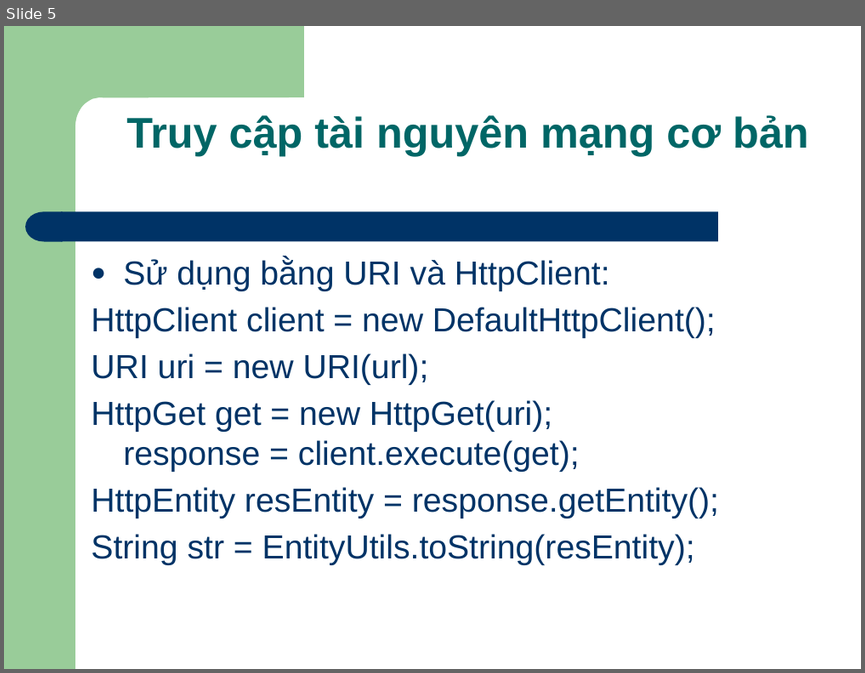
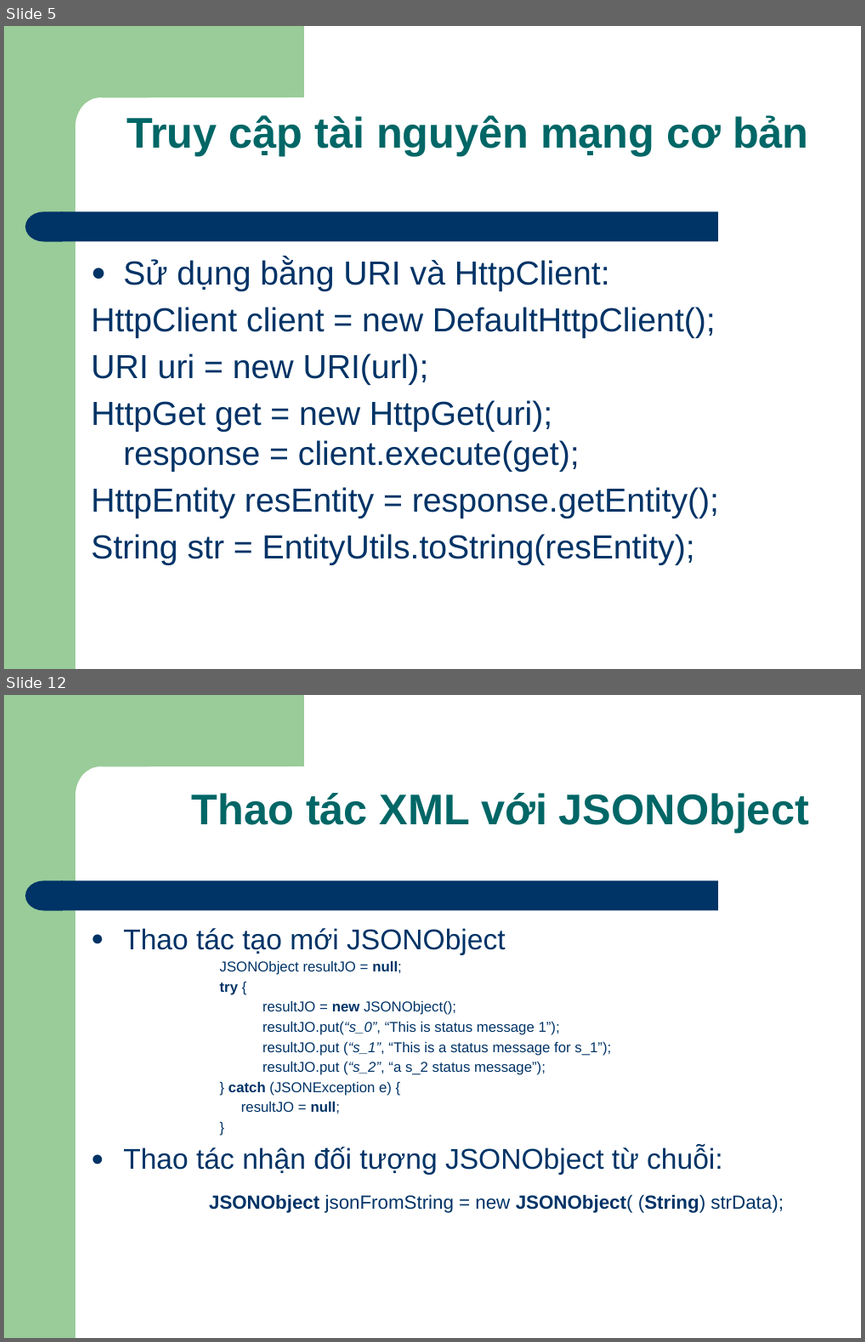
Before and after one commit to Timon-CHP/t3hand, a slide deck: lessions/Android_Par07_Networking.pptx. Shown one above the other, each under a label of ours: slide 5 before the commit, slides 5 and 12 after it; the slides between them are not shown. The pictures are 865x673 and 865x1342 pixels, drawn with LibreOffice and Linux fonts; fonts in the diff are those of the drawing. Boxes give left, top, right and bottom in pixels: in the first picture for what was removed or moved away, otherwise in the second. Text is boxed around its words. In the diff, an @@ line names an element or a change of style, - is before the commit and + after.

```diff
--- a/lessions/Android_Par07_Networking.pptx
+++ b/lessions/Android_Par07_Networking.pptx
@@ slide 12 added at (4, 695, 861, 1338), background #FFFFFF; not listed: 4 template elements that a slide beside it also shows @@
@@ title added at (192, 793, 809, 832), 36 pt, text #006666, bold @@
+Thao tác XML với JSONObject
@@ text added at (123, 928, 783, 1213), 12 pt, text #003366 @@
+● Thao tác tạo mới JSONObject
+      JSONObject resultJO = null;
+      try {
+        resultJO = new JSONObject();
+        resultJO.put(“s_0”, “This is status message 1”);
+        resultJO.put (“s_1”, “This is a status message for s_1”);
+        resultJO.put (“s_2”, “a s_2 status message”);
+      } catch (JSONException e) {
+      resultJO = null;
+      }
+● Thao tác nhận đối tượng JSONObject từ chuỗi:
+JSONObject jsonFromString = new JSONObject( (String) strData);
```
Also in this commit, not shown: 1 slide changed, 9 other slides added, 4 slides removed.
